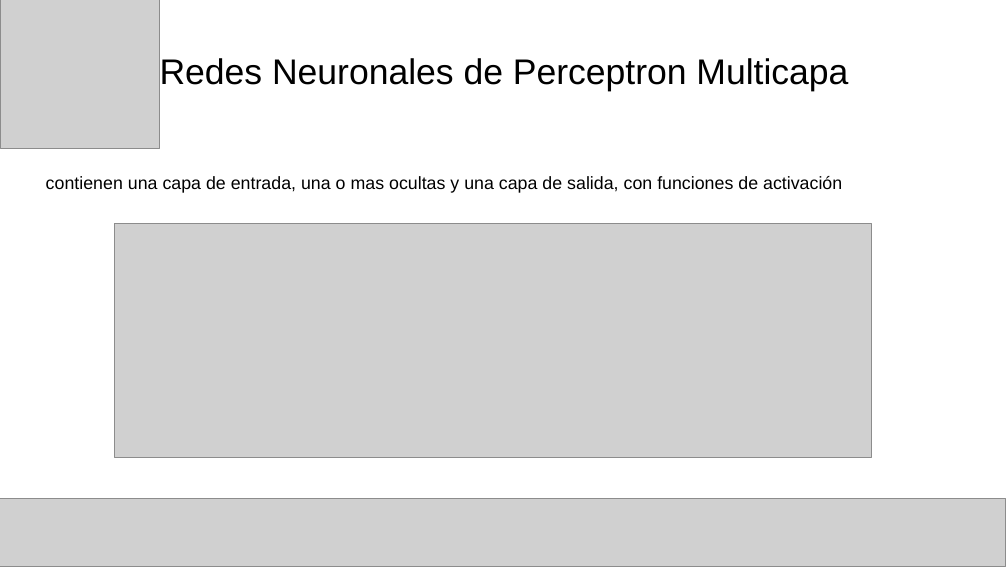
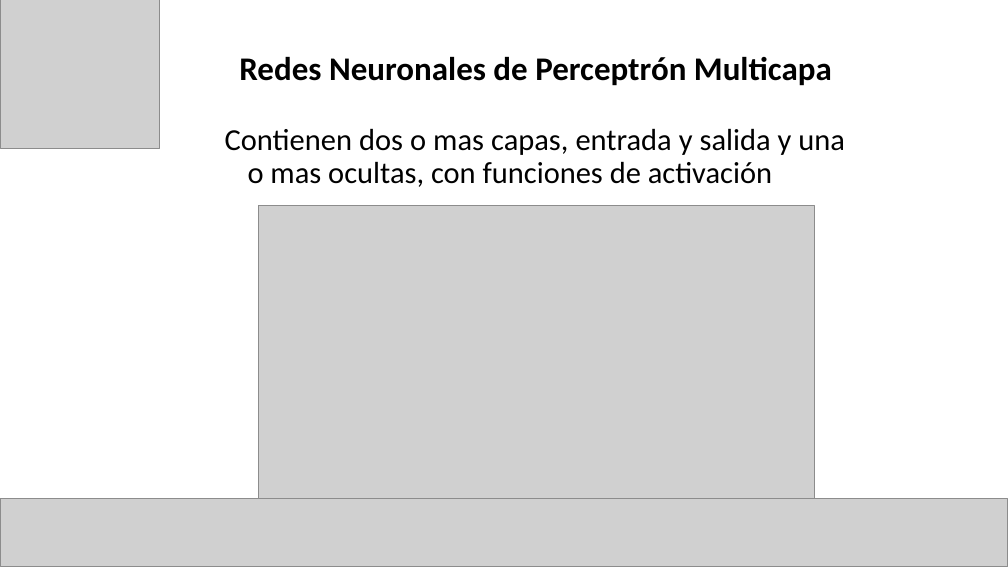
Before and after one commit to Computer-Cluster/Incremental-Learning, a slide deck: slide 9 of Aprendizaje incremental para la tarea de reconocimiento.pptx (slide 8 before the commit). Drawn at 1008x567 pixels with LibreOffice and Linux fonts; fonts in the diff are those of the drawing; grey boxes stand for pictures. Boxes give left, top, right and bottom in pixels: in the first picture for what was removed or moved away, otherwise in the second. Text is boxed around its words. In the diff, an @@ line names an element or a change of style, - is before the commit and + after.

```diff
--- a/Aprendizaje incremental para la tarea de reconocimiento.pptx
+++ b/Aprendizaje incremental para la tarea de reconocimiento.pptx
@@ title at box(239, 57, 832, 86): text changed; size 28 to 26 pt; font Arial to Calibri; bold on @@
-Redes Neuronales de Perceptron Multicapa
+Redes Neuronales de Perceptrón Multicapa
@@ subtitle at box(225, 128, 845, 187): text changed; size 14 to 24 pt; font Arial to Calibri @@
-contienen una capa de entrada, una o mas ocultas y una capa de salida, con funciones de activación
+Contienen dos o mas capas, entrada y salida y una o mas ocultas, con funciones de activación
@@ picture: place and size @@
-picture at box(114, 224, 872, 457)
+picture at box(258, 206, 814, 499)
```
Also in this commit, not shown: 12 other slides changed, 2 slides added, 1 slide removed.
